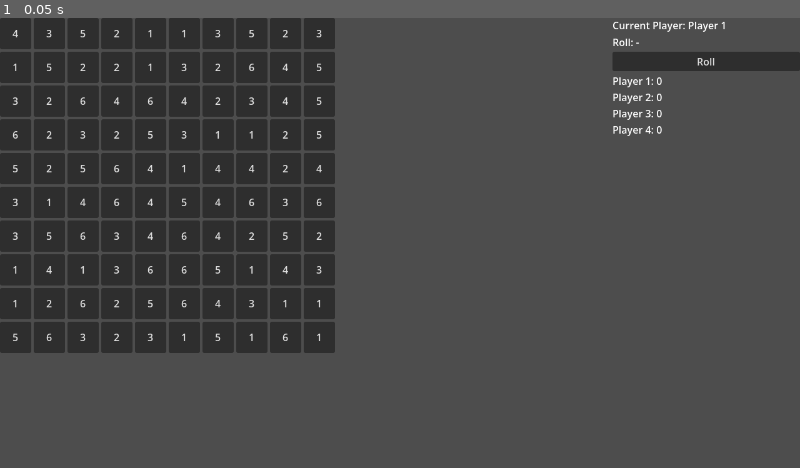
Above: before the commit, frame 1.
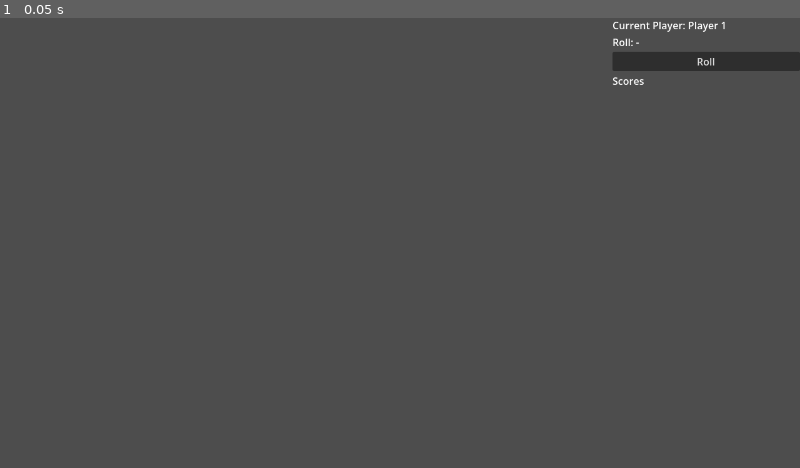
Above: after the commit, the same moment.

Repository: johnflarson/steamroller
Game: Godot game, scene res://scenes/main.tscn
Two runs of this game, one before a commit and one after it. Both use one fixed random seed, a clock stepped at 60 frames per second and the inputs below.
Inputs:
- Up to frame 1 (0.05 s): no input

The runs differ from the first frame. In frame 1, 26% of the frame differs, in the area x 0-83%, y 0-75%.
Error after the commit: Parse Error: Function "_check_and_handle_no_moves()" not found in base self. (res://scripts/main.gd:171)

Commit message:
feat(01-02): implement cell highlighting, claiming, and turn advance
- Add HIGHLIGHT_COLOR constant (light yellow) for valid move feedback
- Implement _highlight_valid_cells(): colors matching unclaimed cells, disables non-matching, triggers _check_and_handle_no_moves() if no valid moves
- Implement _clear_highlights(): removes stylebox overrides from unclaimed cells, re-enables them
- Implement _on_cell_pressed(): three state/ownership/roll guards then calls _claim_cell()
- Add _claim_cell(): sets owner_grid, disables button, applies player color, logs, clears highlights, calls _advance_turn()
- Update _advance_turn(): reset current_roll = 0 on turn end (previously missing)
- Add Phase 3 comment about signal double-connection risk if Play Again rebuilds grid

Diff:
--- a/scripts/main.gd
+++ b/scripts/main.gd
@@ -41,6 +41,11 @@
 @onready var roll_button: Button = $HBoxContainer/Sidebar/RollButton
 @onready var scores_label: Label = $HBoxContainer/Sidebar/ScoresLabel
 @onready var game_log: RichTextLabel = $HBoxContainer/Sidebar/LogScroll/GameLog
+
+# ---------------------------------------------------------------------------
+# Highlight color for valid cells
+# ---------------------------------------------------------------------------
+const HIGHLIGHT_COLOR := Color(1, 1, 0.5, 1)  # Light yellow
 
 # ---------------------------------------------------------------------------
 # Line detection directions (horizontal, vertical, two diagonals)
@@ -131,20 +136,68 @@
 # Cell press handler (stub — full claiming logic implemented in Plan 02)
 # ---------------------------------------------------------------------------
 func _on_cell_pressed(row: int, col: int) -> void:
-	pass
+	if state != GameState.WAIT_PICK:
+		return
+	if owner_grid[row][col] != -1:
+		return  # Already claimed
+	if board_numbers[row][col] != current_roll:
+		return  # Does not match current roll
+	_claim_cell(row, col)
 
 # ---------------------------------------------------------------------------
 # Highlight / clear stubs (Plan 02 implements visual highlighting)
 # ---------------------------------------------------------------------------
 func _highlight_valid_cells() -> void:
-	# Stub: iterate grid but take no action yet — Plan 02 adds color feedback
-	for r in rows:
-		for c in cols:
-			pass
+	var valid_count := 0
+	for r in rows:
+		for c in cols:
+			var btn: Button = cell_buttons[r][c]
+			if owner_grid[r][c] != -1:
+				# Already claimed — leave as-is (player color, disabled)
+				continue
+			if board_numbers[r][c] == current_roll:
+				# Valid move: highlight and ensure enabled
+				_set_cell_color(btn, HIGHLIGHT_COLOR)
+				btn.disabled = false
+				valid_count += 1
+			else:
+				# Unclaimed but not a valid move — reset to neutral appearance
+				btn.remove_theme_stylebox_override("normal")
+				btn.remove_theme_stylebox_override("hover")
+				btn.remove_theme_stylebox_override("pressed")
+				btn.remove_theme_stylebox_override("disabled")
+				btn.disabled = true  # Not selectable this turn
+	if valid_count == 0:
+		_check_and_handle_no_moves()
 
 func _clear_highlights() -> void:
-	# Stub: Plan 02 implements
-	pass
+	for r in rows:
+		for c in cols:
+			if owner_grid[r][c] != -1:
+				# Claimed — leave player color intact
+				continue
+			var btn: Button = cell_buttons[r][c]
+			btn.remove_theme_stylebox_override("normal")
+			btn.remove_theme_stylebox_override("hover")
+			btn.remove_theme_stylebox_override("pressed")
+			btn.remove_theme_stylebox_override("disabled")
+			btn.disabled = false  # Re-enable unclaimed cells for next turn
+
+# ---------------------------------------------------------------------------
+# Cell claiming
+# NOTE: Signal connections in _build_grid() are made once at _ready().
+# If a "Play Again" feature is added in Phase 3, ensure _build_grid() is not
+# called again without disconnecting existing signals first to avoid double-fire.
+# ---------------------------------------------------------------------------
+func _claim_cell(row: int, col: int) -> void:
+	owner_grid[row][col] = current_player
+	cell_buttons[row][col].disabled = true
+	_set_cell_color(cell_buttons[row][col], players[current_player].color)
+	_log("%s claimed cell (%d, %d)" % [players[current_player].name, row, col])
+	_clear_highlights()
+	# Plan 03: _check_score(row, col, current_player)
+	# Plan 03: _check_win_or_stalemate()
+	_advance_turn()
 
 # ---------------------------------------------------------------------------
 # UI update
@@ -195,8 +248,8 @@
 # ---------------------------------------------------------------------------
 func _advance_turn() -> void:
 	current_player = (current_player + 1) % player_count
+	current_roll = 0
 	state = GameState.WAIT_ROLL
-	_clear_highlights()
 	_update_ui()
 
 # ---------------------------------------------------------------------------
